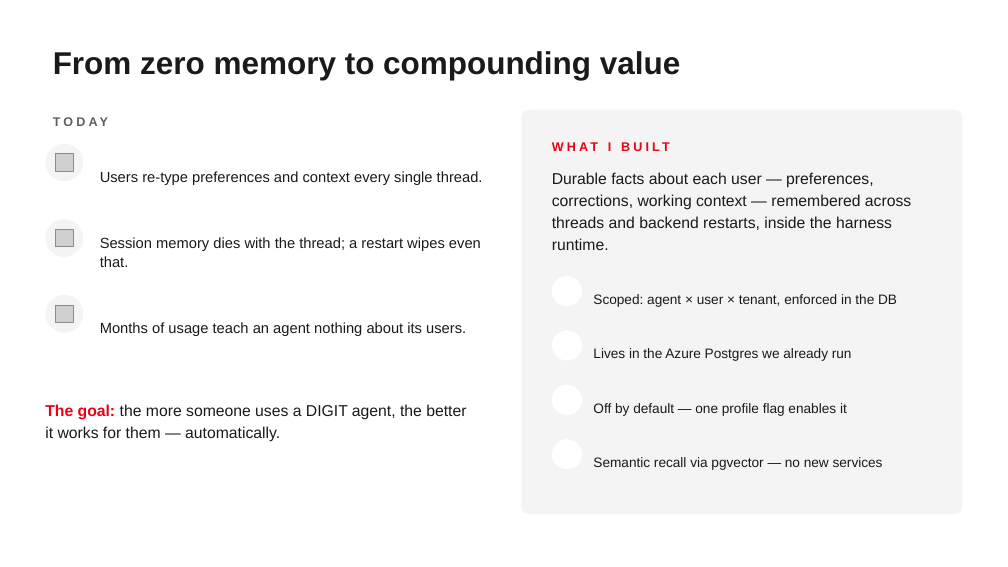
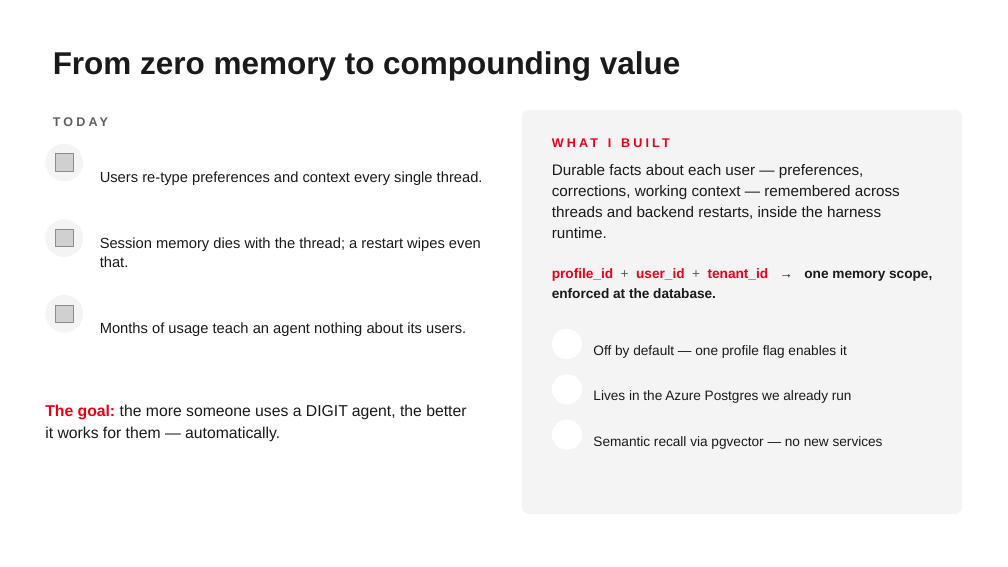
Before and after one commit to ap05-epic/agent-memory-prototype, a slide deck: slide 2 of docs/TEAM_DEMO_SLIDES.pptx. Drawn at 1008x567 pixels with LibreOffice and Linux fonts; fonts in the diff are those of the drawing; grey boxes stand for pictures; background and template pictures are left out. Boxes give left, top, right and bottom in pixels: in the first picture for what was removed or moved away, otherwise in the second. Text is boxed around its words. In the diff, an @@ line names an element or a change of style, - is before the commit and + after.

```diff
--- a/docs/TEAM_DEMO_SLIDES.pptx
+++ b/docs/TEAM_DEMO_SLIDES.pptx
@@ text "WHAT I BUILT": place and size @@
-text "WHAT I BUILT" at [608, 141, 611, 154]
+text "WHAT I BUILT" at [608, 137, 611, 150]
@@ text "Durable facts about each user ..." at [552, 164, 900, 238]: size 15 to 14.5 pt @@
@@ text at [552, 268, 932, 298]: text changed; bold on @@
-Scoped: agent × user × tenant, enforced in the DB
+profile_id + user_id + tenant_id → one memory scope, enforced at the database.
@@ ellipse removed at [552, 276, 582, 306] @@
@@ text "Off by default — one ...": place and size @@
-text "Off by default — one ..." at [593, 403, 847, 416]
+text "Off by default — one ..." at [593, 345, 847, 358]
@@ text "Lives in the Azure Postgres ...": place and size @@
-text "Lives in the Azure Postgres ..." at [593, 348, 852, 361]
+text "Lives in the Azure Postgres ..." at [593, 390, 852, 403]
@@ text "Semantic recall via pgvector — ...": place and size @@
-text "Semantic recall via pgvector — ..." at [593, 457, 883, 470]
+text "Semantic recall via pgvector — ..." at [593, 436, 883, 449]
```
Also in this commit, not shown: 4 other slides changed, 2 slides removed.
